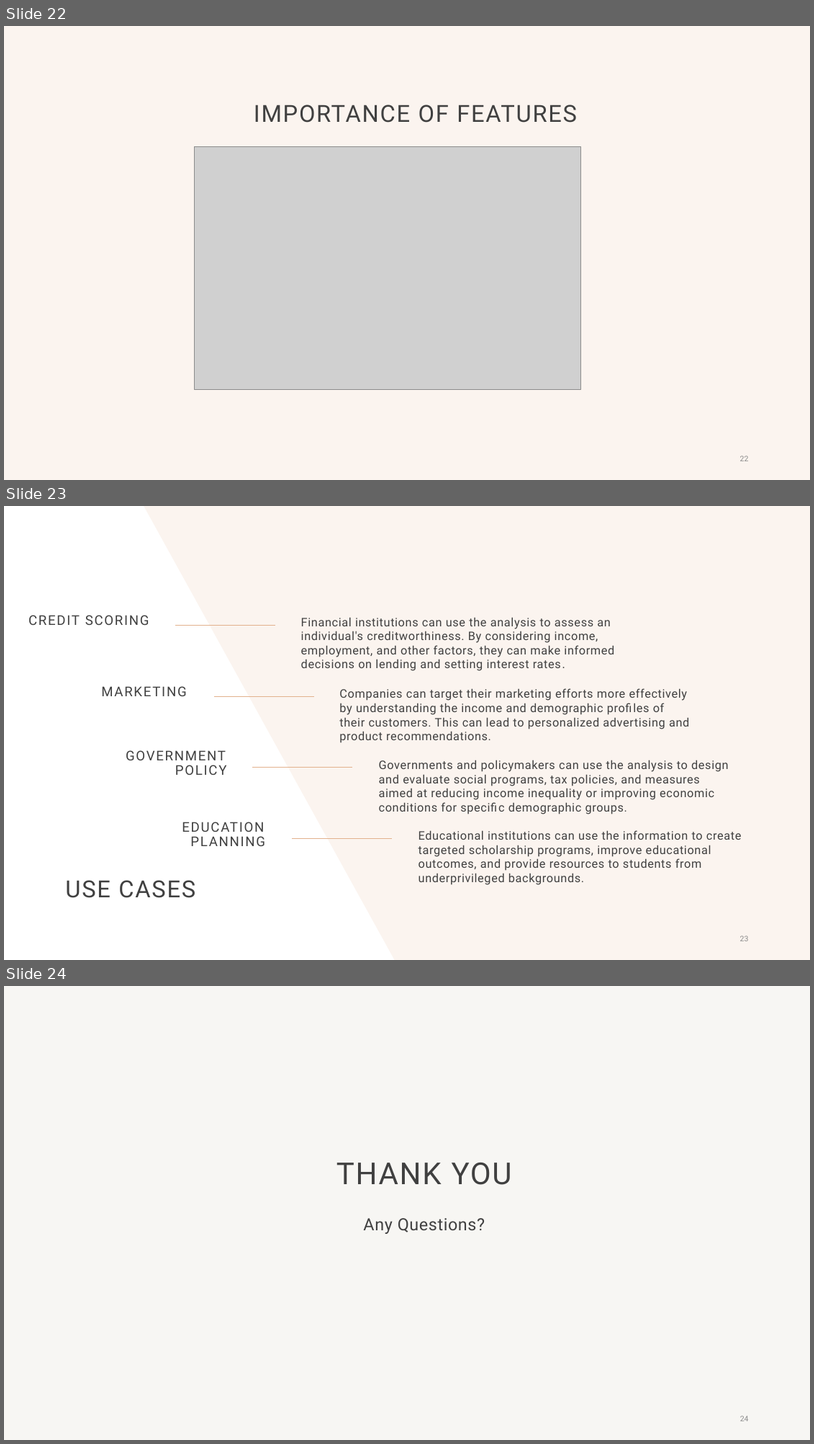
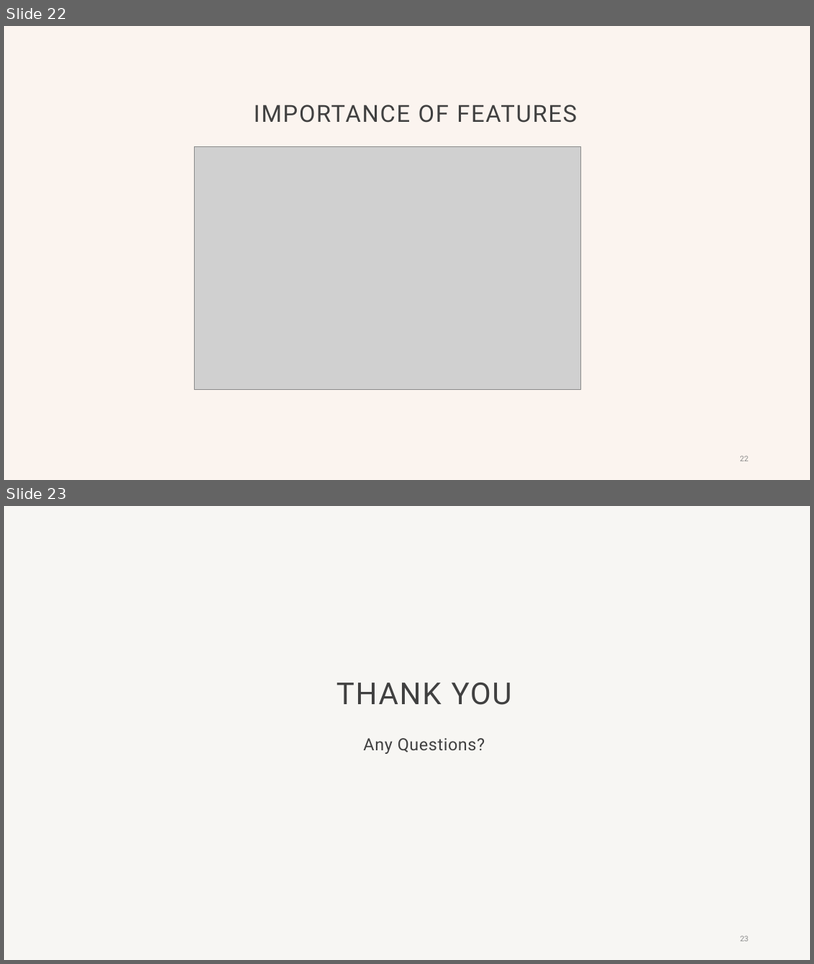
Before and after one commit to Hetansh-patel/used_car_price_prediction, a slide deck: Used Car price prediction.pptx. Shown one above the other, each under a label of ours: slides 22, 23 and 24 before the commit, slides 22 and 23 after it. The pictures are 814x1444 and 814x964 pixels, drawn with LibreOffice and Linux fonts; fonts in the diff are those of the drawing; grey boxes stand for pictures; background and template pictures are left out. Boxes give left, top, right and bottom in pixels: in the first picture for what was removed or moved away, otherwise in the second. Text is boxed around its words. In the diff, an @@ line names an element or a change of style, - is before the commit and + after.

```diff
--- a/Used Car price prediction.pptx
+++ b/Used Car price prediction.pptx
@@ slide 23 removed at [4, 506, 810, 960], background #FFFFFF @@
@@ freeform shape removed at [144, 506, 810, 960] @@
@@ text removed at [28, 615, 149, 625] @@
-CREDIT SCORING
@@ line removed from (175, 625) to (275, 625) @@
@@ text removed at [301, 617, 615, 671] @@
-Financial institutions can use the analysis to assess an individual's creditworthiness. By considering income, employment, and other factors, they can make informed decisions on lending and setting interest rates.
@@ text removed at [52, 675, 193, 709] @@
-MARKETING
@@ line removed from (214, 696) to (314, 696) @@
@@ text removed at [340, 688, 689, 743] @@
-Companies can target their marketing efforts more effectively by understanding the income and demographic profiles of their customers. This can lead to personalized advertising and product recommendations.
@@ text removed at [126, 750, 227, 775] @@
-GOVERNMENT POLICY
@@ text removed at [379, 759, 728, 814] @@
-Governments and policymakers can use the analysis to design and evaluate social programs, tax policies, and measures aimed at reducing income inequality or improving economic conditions for specific demographic groups.
@@ line removed from (252, 767) to (353, 767) @@
@@ text removed at [182, 821, 264, 831] @@
-EDUCATION PLANNING
@@ line removed from (292, 838) to (392, 838) @@
@@ text removed at [419, 830, 741, 885] @@
-Educational institutions can use the information to create targeted scholarship programs, improve educational outcomes, and provide resources to students from underprivileged backgrounds.
@@ title removed at [65, 880, 196, 898] @@
-USE CASES
@@ page number removed at [741, 935, 749, 941] @@
-23
@@ what was slide 24 is now slide 23 @@
@@ page number at [741, 935, 749, 941]: text changed @@
-24
+23
```
